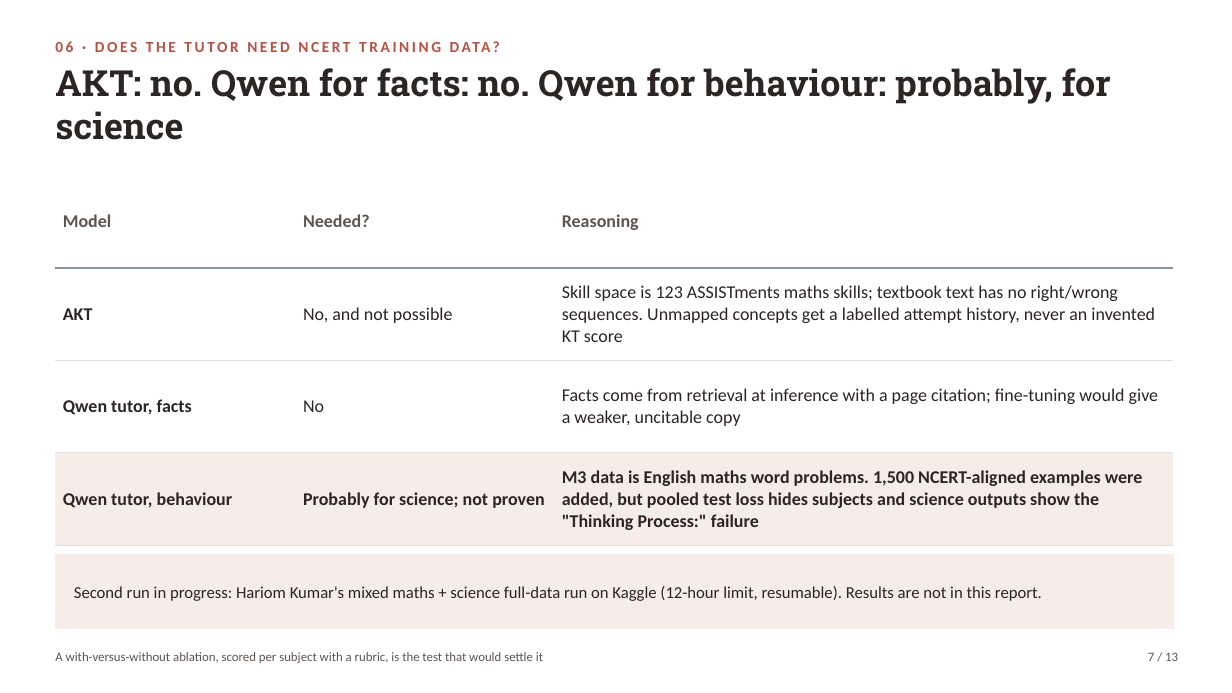
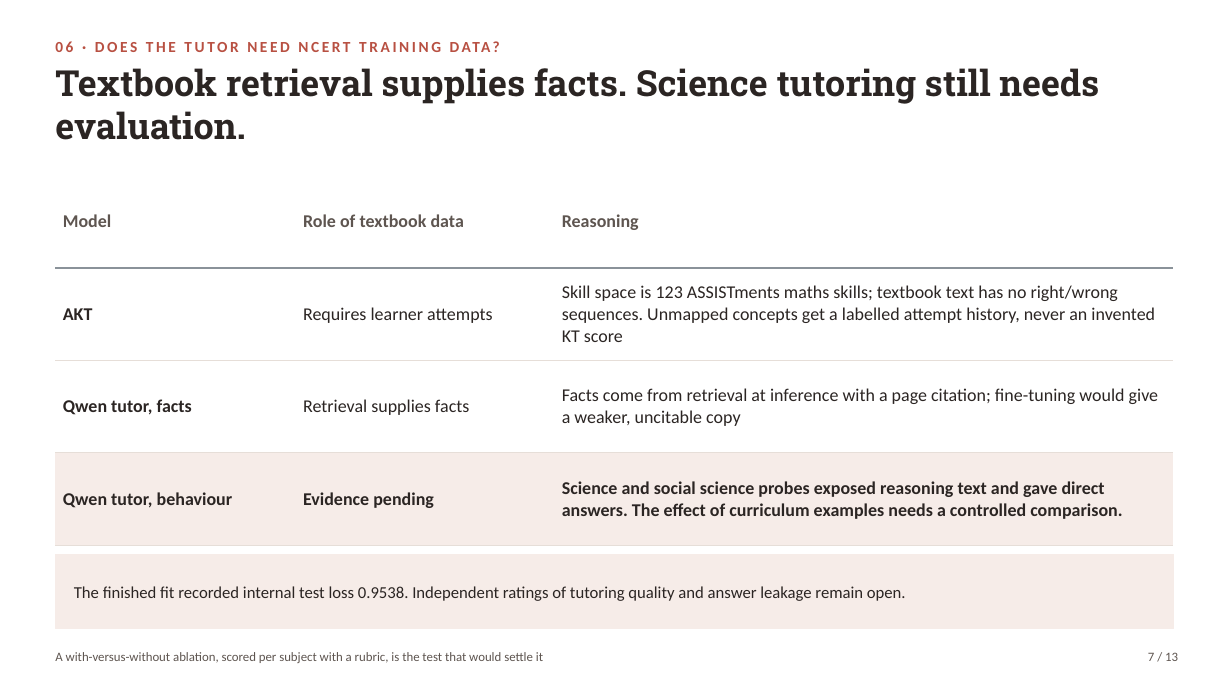
Before and after one commit to Hariomkr147/Group-2-DS-and-AI-Lab-Project, a slide deck: slide 7 of docs/milestone 4/M4_Presentation.pptx. Drawn at 1232x693 pixels with LibreOffice and Linux fonts; fonts in the diff are those of the drawing. Boxes give left, top, right and bottom in pixels: in the first picture for what was removed or moved away, otherwise in the second. Text is boxed around its words. In the diff, an @@ line names an element or a change of style, - is before the commit and + after.

```diff
--- a/docs/milestone 4/M4_Presentation.pptx
+++ b/docs/milestone 4/M4_Presentation.pptx
@@ text at <box>55,68,1099,140</box>: text changed @@
-AKT: no. Qwen for facts: no. Qwen for behaviour: probably, for science
+Textbook retrieval supplies facts. Science tutoring still needs evaluation.
@@ table at <box>55,176,1174,545</box> @@
-row 1, column 2: Needed?
+row 1, column 2: Role of textbook data
-row 2, column 2: No, and not possible
+row 2, column 2: Requires learner attempts
-row 3, column 2: No
+row 3, column 2: Retrieval supplies facts
-row 4, column 2: Probably for science; not proven
+row 4, column 2: Evidence pending
@@ row 4, column 3: "M3 data is English maths word problems. 1,500 NCERT-aligned examples were added, but pooled test loss hides subjects and science outputs show the "Thinking Process:" failure" to "Science and social science probes exposed reasoning text and gave direct answers. The effect of curriculum examples needs a controlled comparison." @@
@@ text at <box>74,586,906,601</box>: text changed @@
-Second run in progress: Hariom Kumar's mixed maths + science full-data run on Kaggle (12-hour limit, resumable). Results are not in this report.
+The finished fit recorded internal test loss 0.9538. Independent ratings of tutoring quality and answer leakage remain open.
```
Also in this commit, not shown: 12 other slides changed, 6 other files.
